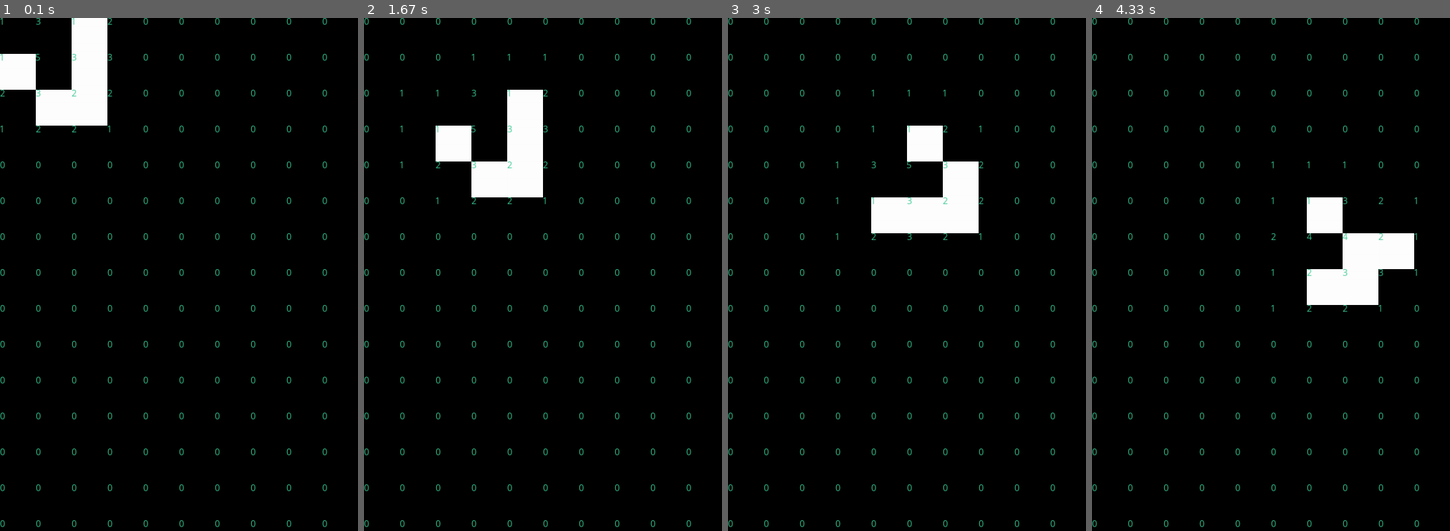
Above: before the commit, frames 1-4 (left to right).
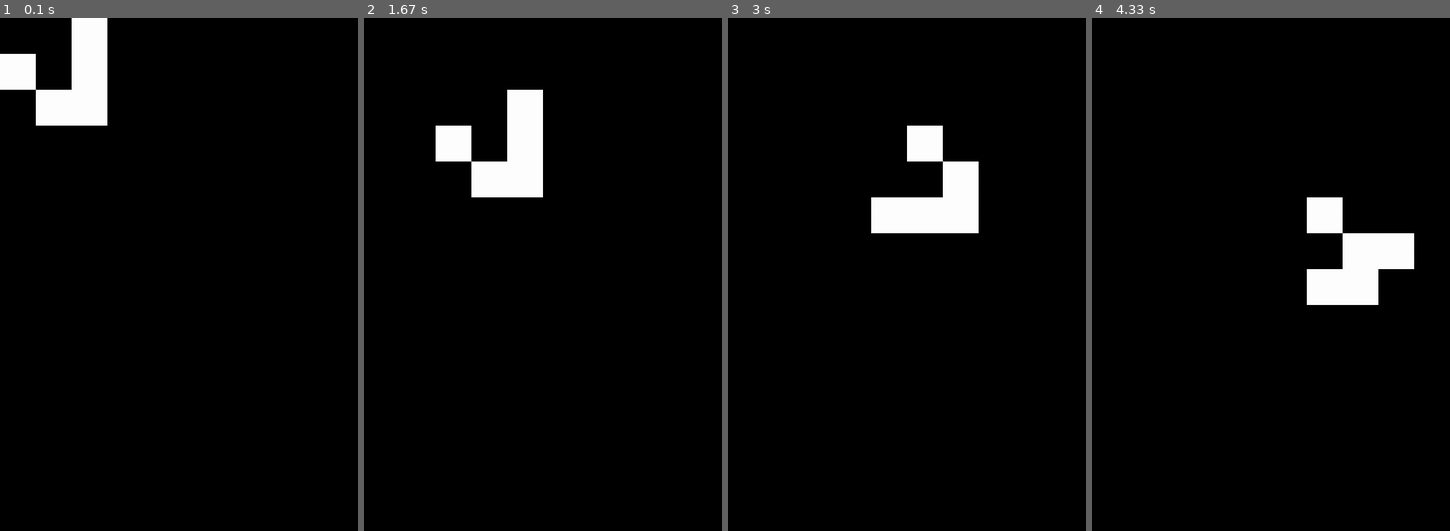
Above: after the commit, the same moments.

Repository: MyNameIsTrez/Game-of-Python
Game: pygame game, started from main.py
Same seed, same stepped clock (60 frames per second), same inputs: the game is played once before the commit and once after it.
Inputs:
- Up to frame 1 (0.1 s): no input
- Up to frame 2 (1.67 s): no input
- Up to frame 3 (3 s): no input
- Up to frame 4 (4.33 s): no input

The runs differ from the first frame. In frame 1, 1.7% of the frame differs, in the area x 0-92%, y 0-100%; in frame 2, 1.7%; in frame 3, 1.7%; in frame 4, 1.7%.

Commit message:
Removed the drawing of the number of neighbors per cell.

Diff:
--- a/grid.py
+++ b/grid.py
@@ -38,6 +38,6 @@
         for col in self.cells:
             for cell in col:
                 cell.draw()
-                text = str(cell.neighbors)
-                font.render_to(screen, tuple_mult(cell.pos, self.cell_size), text,
-                               (60, 205, 150))  # display text
+                # text = str(cell.neighbors)
+                # font.render_to(screen, tuple_mult(cell.pos, self.cell_size), text,
+                #                (60, 205, 150))  # display text
